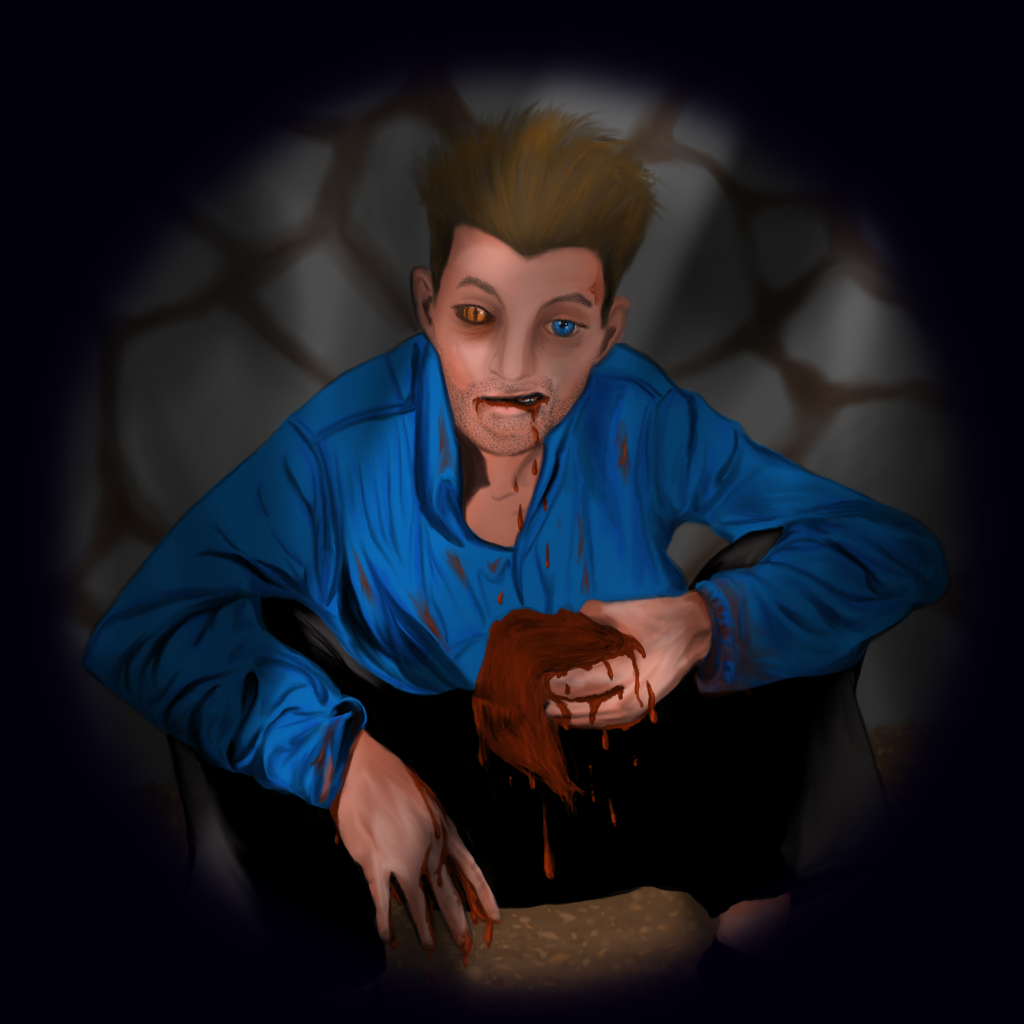
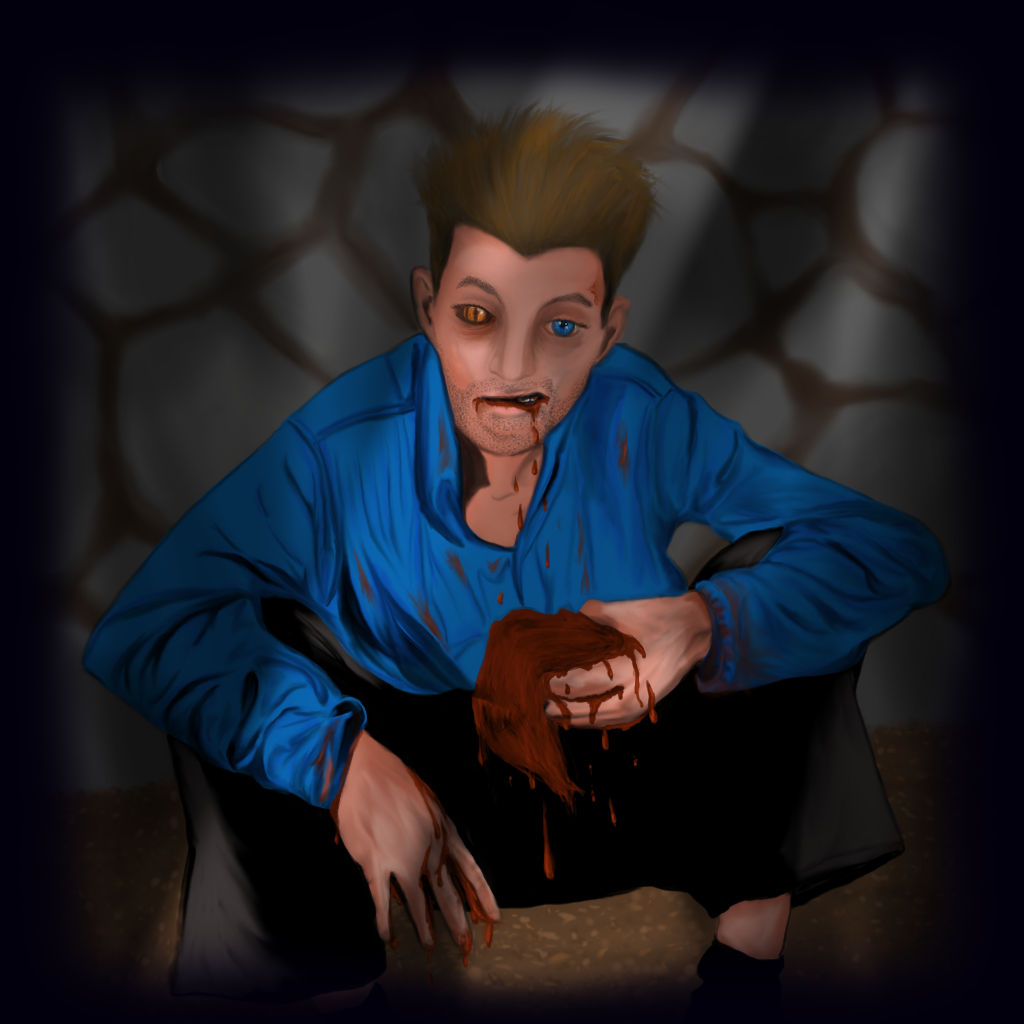
Layers edited between the first and the second 1024×1024 image:
painted on "Layer2" over [30, 38, 982, 1021]
